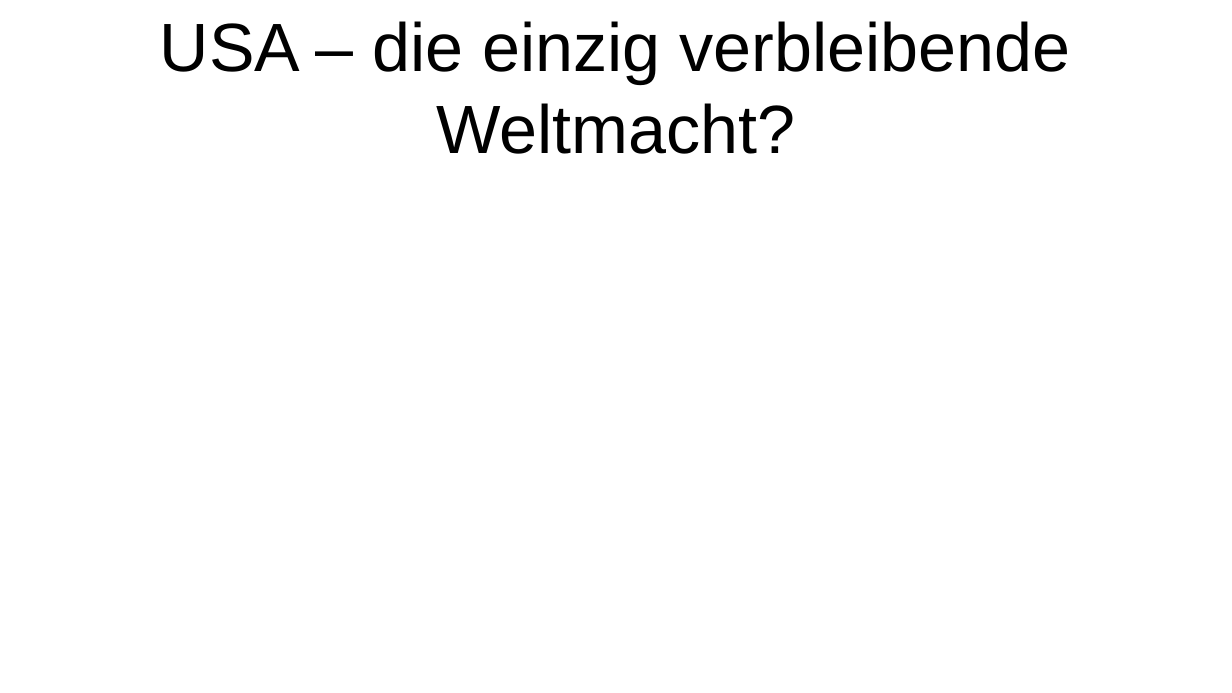
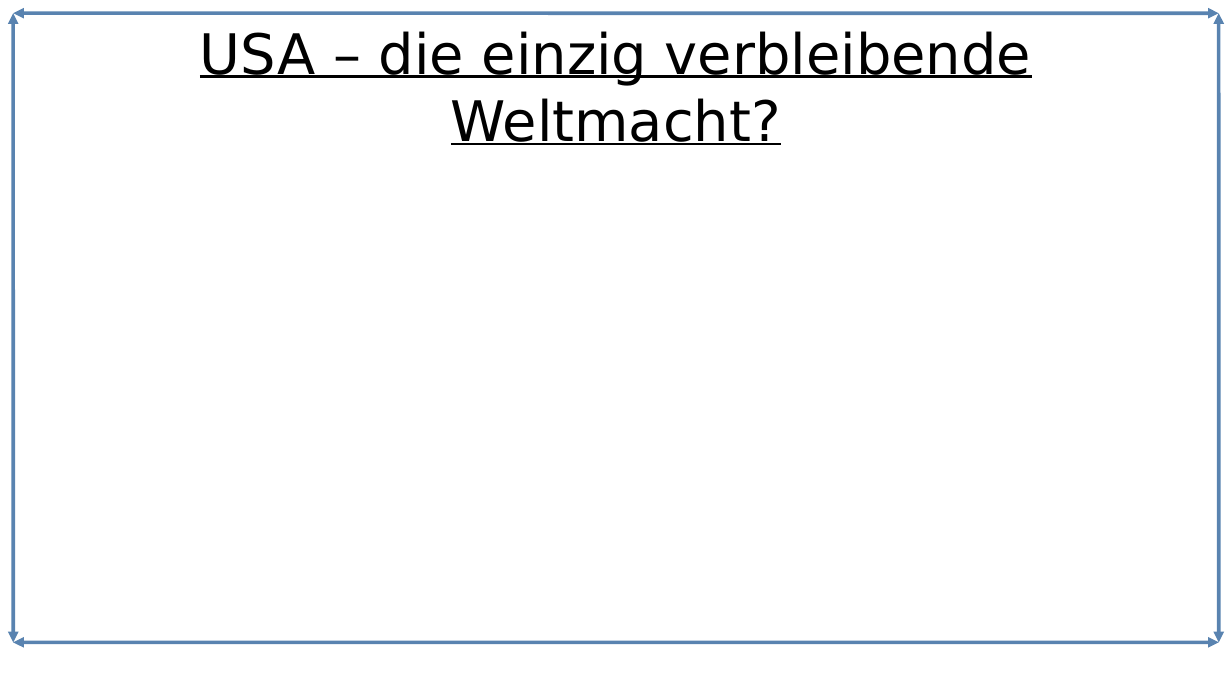
Before and after one commit to Lacrimus/Referat-Geschichte-USA-die-einzig-verbleibende-Weltmacht-, a slide deck: slide 1 of USA-die-einzig-verbleibende-Weltmacht.odp. Drawn at 1232x693 pixels with LibreOffice and Linux fonts; fonts in the diff are those of the drawing. Boxes give left, top, right and bottom in pixels: in the first picture for what was removed or moved away, otherwise in the second. Text is boxed around its words. In the diff, an @@ line names an element or a change of style, - is before the commit and + after.

```diff
--- a/USA-die-einzig-verbleibende-Weltmacht.odp
+++ b/USA-die-einzig-verbleibende-Weltmacht.odp
@@ double arrow added from (13, 13) to (13, 643), #5983B0 2.3 pt @@
@@ double arrow added from (13, 13) to (1220, 13), #5983B0 2.3 pt @@
@@ title "USA – die einzig verbleibende ..." at [200, 31, 1031, 145]: size 44 to 36 pt, font Arial to DejaVu Sans, underline on @@
@@ double arrow added from (1220, 13) to (1220, 643), #5983B0 2.3 pt @@
@@ double arrow added from (1220, 643) to (13, 643), #5983B0 2.3 pt @@
```
Also in this commit, not shown: 9 slides added, 1 other file.
